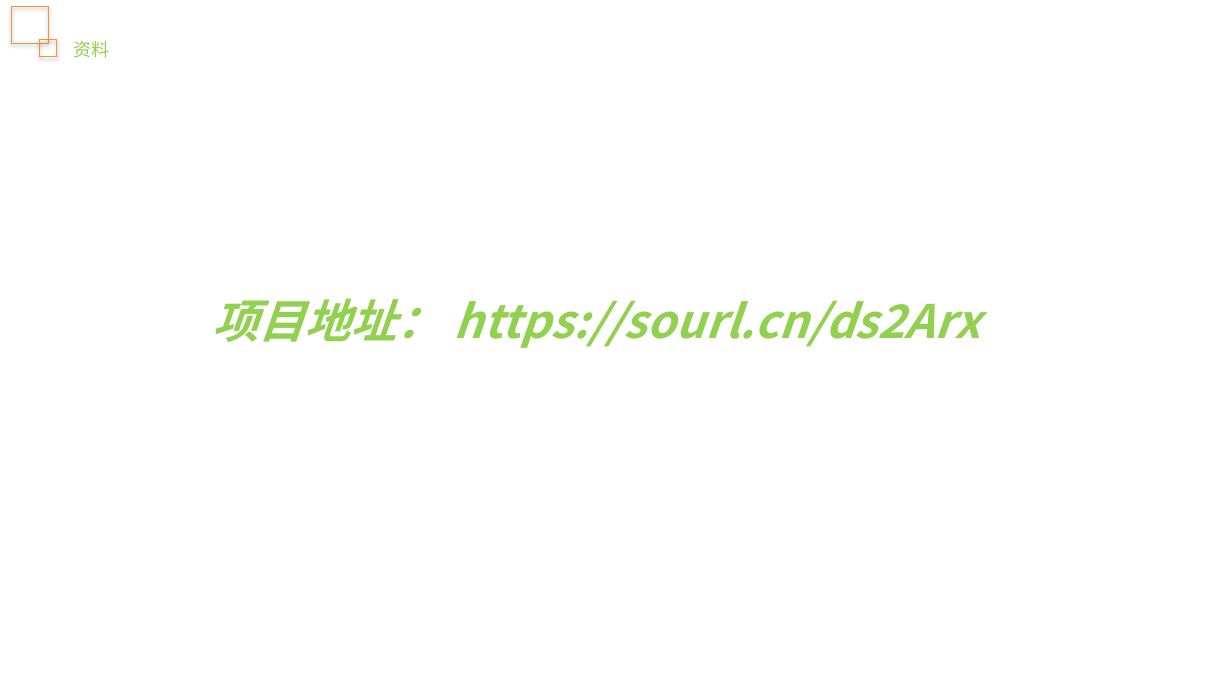
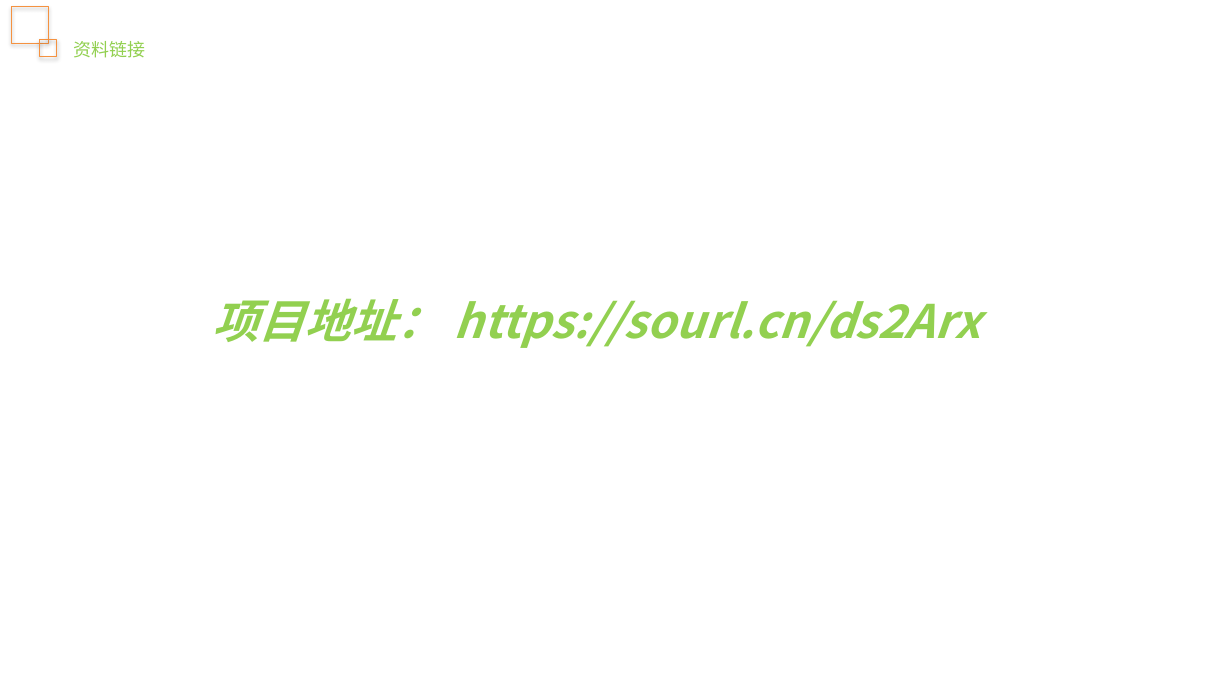
Before and after one commit to junstudys/positive-psychology, a slide deck: slide 20 of 积极心理学探索.pptx (slide 22 before the commit). Drawn at 1232x693 pixels with LibreOffice and Linux fonts; fonts in the diff are those of the drawing. Boxes give left, top, right and bottom in pixels: in the first picture for what was removed or moved away, otherwise in the second. Text is boxed around its words. In the diff, an @@ line names an element or a change of style, - is before the commit and + after.

```diff
--- a/积极心理学探索.pptx
+++ b/积极心理学探索.pptx
@@ text at (x1=74, y1=41, x2=146, y2=58): text changed @@
-资料
+资料链接
```
Also in this commit, not shown: 8 other slides changed, 3 slides added, 5 slides removed, 8 other files.
